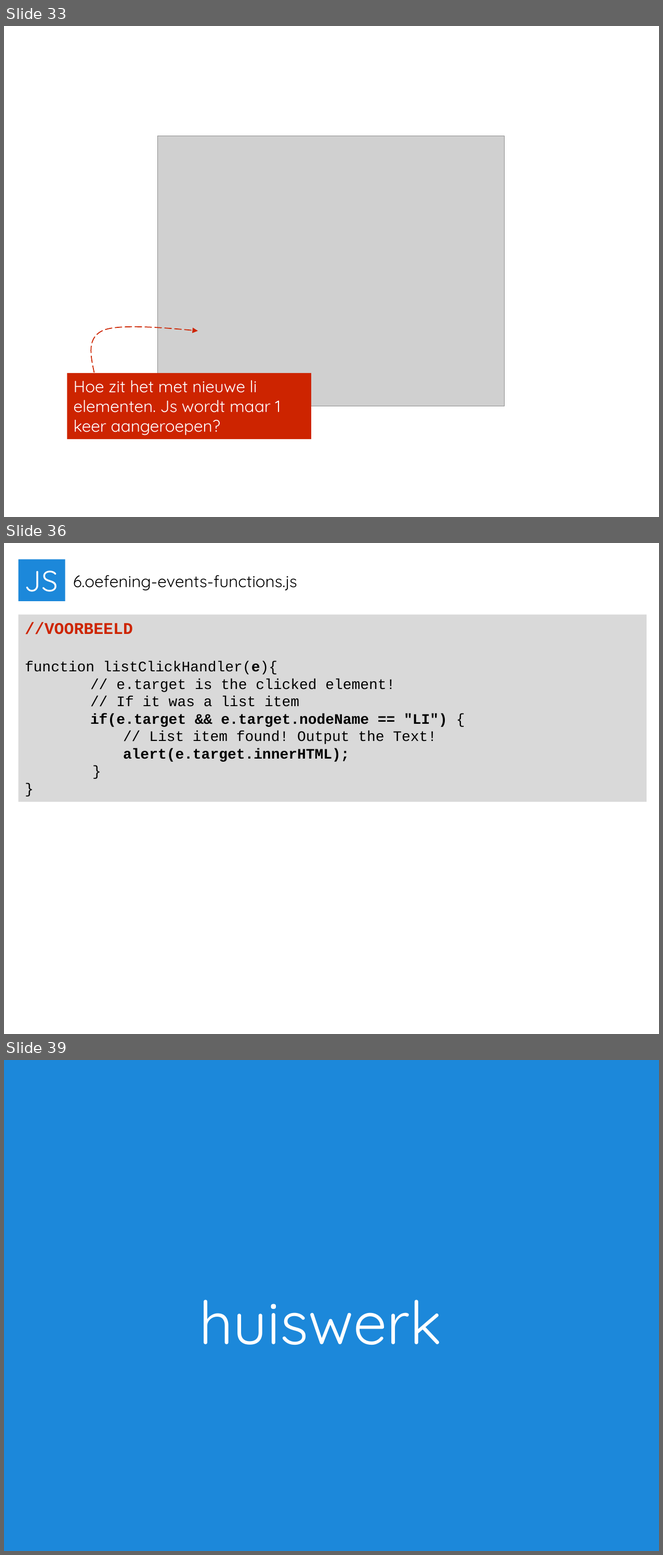
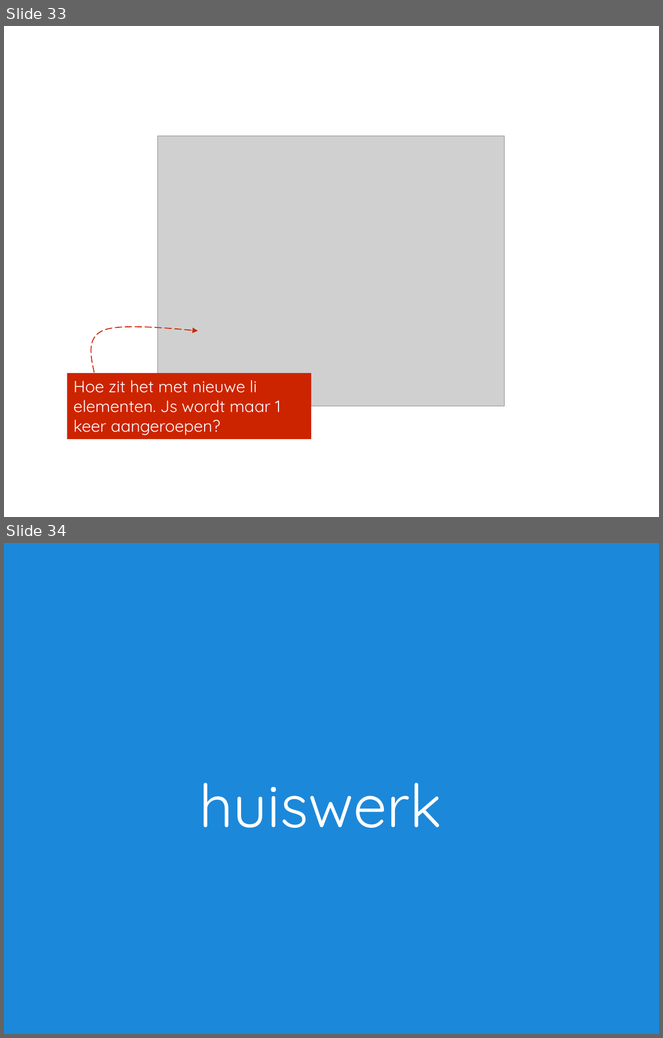
Before and after one commit to Boydbueno/imp01-2014, a slide deck: week6/2014-6-eventhandling-js-boyd.pptx. Shown one above the other, each under a label of ours: slides 33, 36 and 39 before the commit, slides 33 and 34 after it; the slides between them are not shown. The pictures are 663x1555 and 663x1038 pixels, drawn with LibreOffice and Linux fonts; fonts in the diff are those of the drawing; grey boxes stand for pictures. Boxes give left, top, right and bottom in pixels: in the first picture for what was removed or moved away, otherwise in the second. Text is boxed around its words. In the diff, an @@ line names an element or a change of style, - is before the commit and + after.

```diff
--- a/week6/2014-6-eventhandling-js-boyd.pptx
+++ b/week6/2014-6-eventhandling-js-boyd.pptx
@@ slide 36 removed at [4, 543, 659, 1034], background #FFFFFF @@
@@ rectangle removed at [19, 560, 65, 601] @@
-JS
@@ text removed at [73, 575, 297, 591] @@
-6.oefening-events-functions.js
@@ rectangle removed at [19, 614, 647, 802] @@
-//VOORBEELD
-function listClickHandler(e){
-// e.target is the clicked element!
-// If it was a list item
-if(e.target && e.target.nodeName == "LI") {
-// List item found! Output the Text!
-alert(e.target.innerHTML);
-}
-}
@@ what was slide 39 is now slide 34 @@
```
Also in this commit, not shown: 4 other slides removed.
